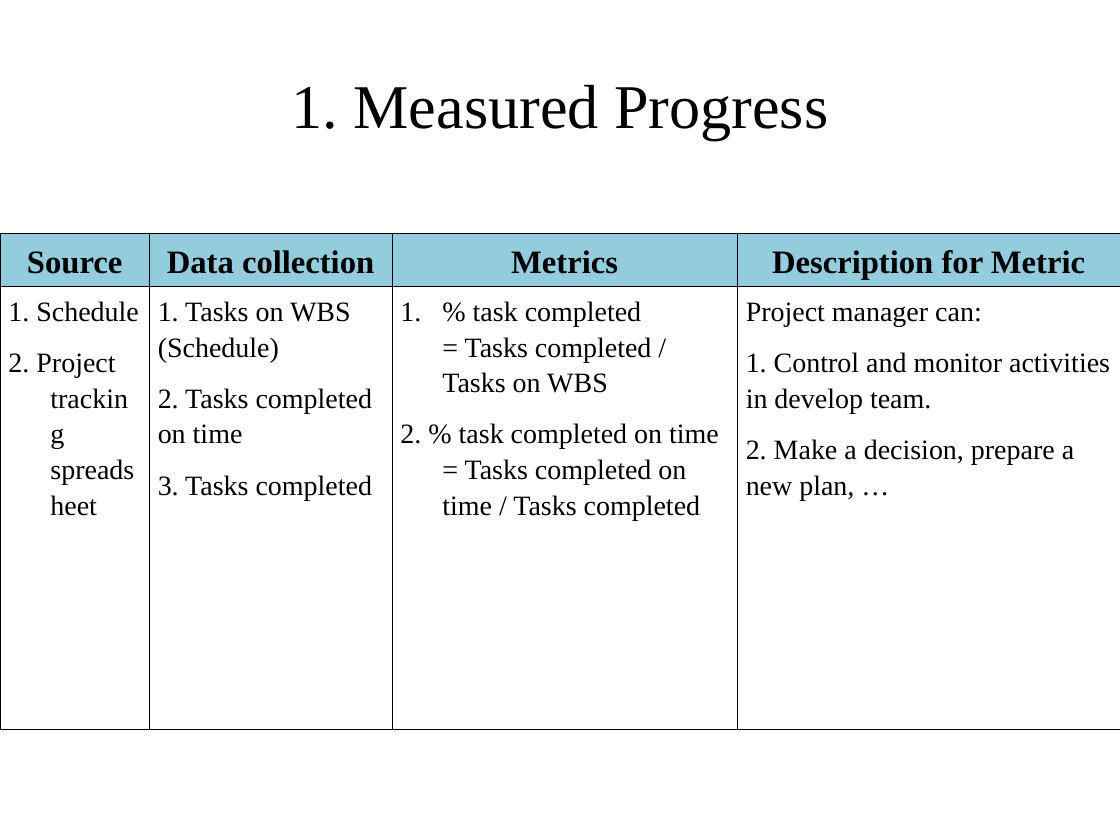
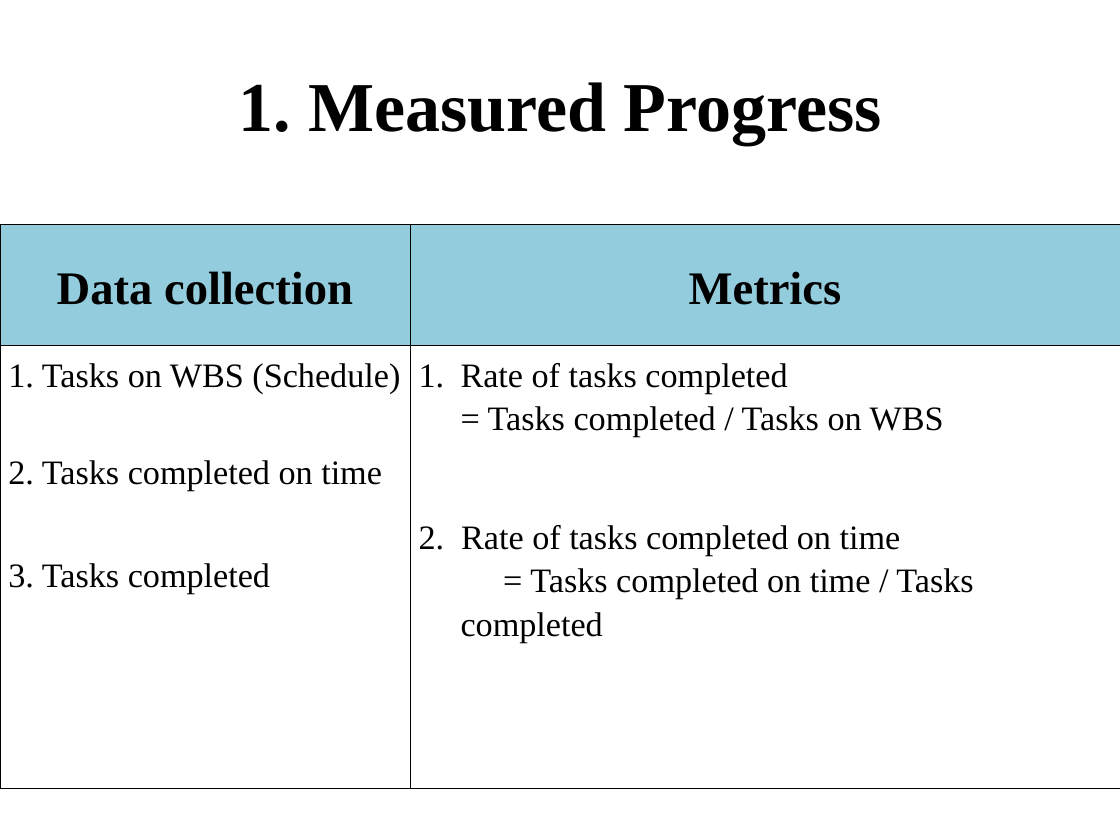
Before and after one commit to T138384/vlu-k15t1-team11, a slide deck: slide 4 of SMA - Software Measurement & Analysis/Asignment-02/K15T1-Team11-Team Assignment2/K15T1-Team11-Team Assignment2.ppt. Drawn at 1120x840 pixels with LibreOffice and Linux fonts; fonts in the diff are those of the drawing. Boxes give left, top, right and bottom in pixels: in the first picture for what was removed or moved away, otherwise in the second. Text is boxed around its words. In the diff, an @@ line names an element or a change of style, - is before the commit and + after.

```diff
--- a/SMA - Software Measurement & Analysis/Asignment-02/K15T1-Team11-Team Assignment2/K15T1-Team11-Team Assignment2.ppt
+++ b/SMA - Software Measurement & Analysis/Asignment-02/K15T1-Team11-Team Assignment2/K15T1-Team11-Team Assignment2.ppt
@@ title "1. Measured Progress" at [238, 82, 882, 145]: size 40 to 45 pt, bold on @@
@@ table at [0, 224, 1120, 788] @@
-column 1: Source | 1. Schedule / 2. Project tracking spreadsheet
-column 3: Metrics | % task completed = Tasks completed / Tasks on WBS / 2. % task completed on time = Tasks completed on time / Tasks completed
-column 4: Description for Metric | Project manager can: / 1. Control and monitor activities in develop team. / 2. Make a decision, prepare a new plan, …
+column 2: Metrics | Rate of tasks completed = Tasks completed / Tasks on WBS / 2. Rate of tasks completed on time = Tasks completed on time / Tasks completed
@@ table: place and size @@
-table at [0, 233, 1120, 728]
+table at [0, 224, 1120, 788]
```
Also in this commit, not shown: 3 other slides changed, 4 slides added, 3 slides removed, 2 other files.
